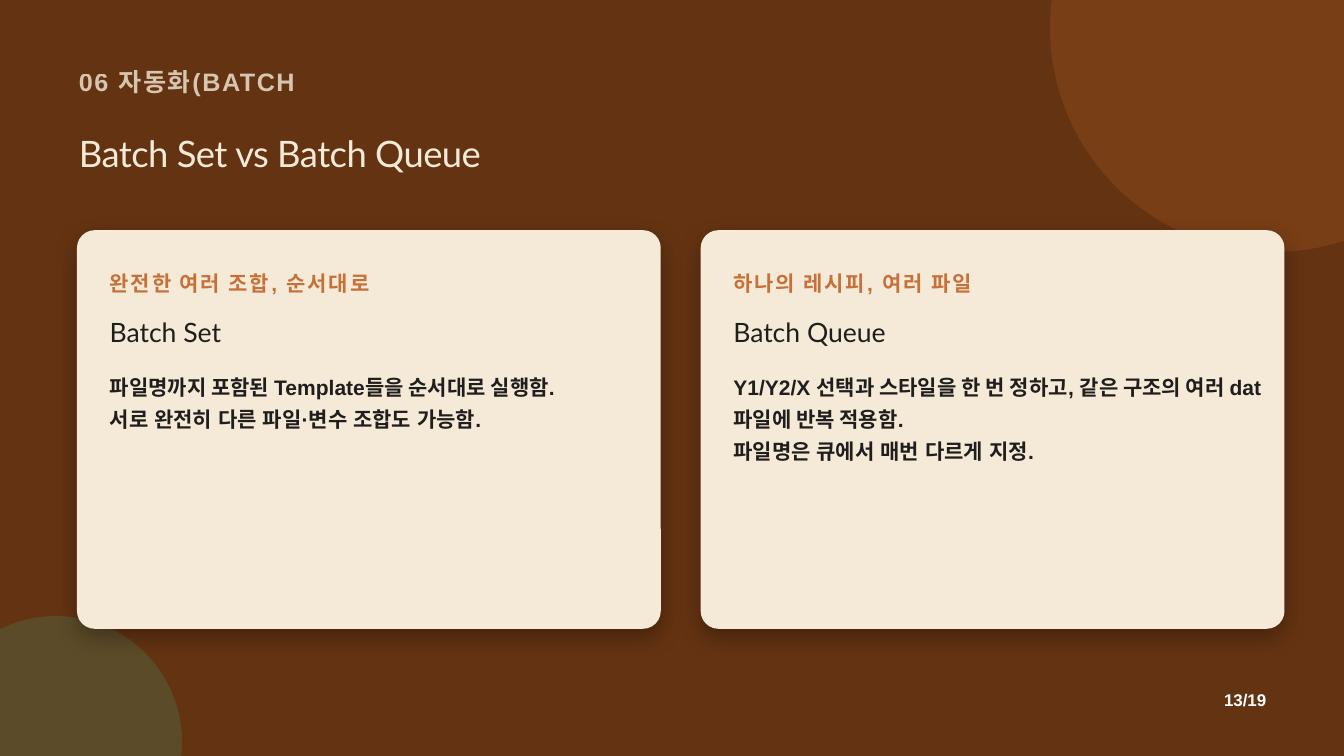
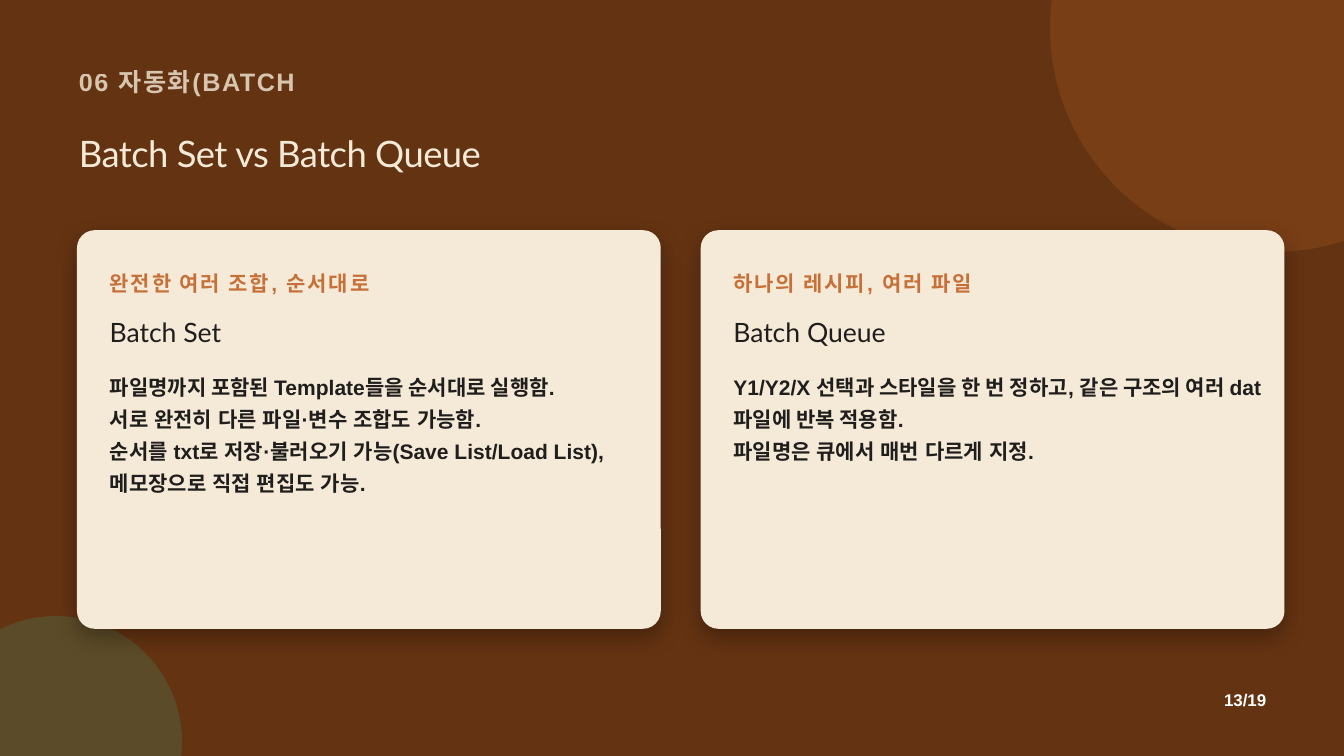
Before and after one commit to CWKIM113/CathPlot_Pub, a slide deck: slide 13 of CathPlot_Deck.pptx. Drawn at 1344x756 pixels with LibreOffice and Linux fonts; fonts in the diff are those of the drawing. Boxes give left, top, right and bottom in pixels: in the first picture for what was removed or moved away, otherwise in the second. Text is boxed around its words. In the diff, an @@ line names an element or a change of style, - is before the commit and + after.

Commit message:
Batch Set에 Edit in Notepad... 버튼 추가 + 설명서/PPT 날짜·changelog 갱신
- Batch Set 창에 "Edit in Notepad..." 버튼 추가 - Save/Load List용 txt
  파일을 메모장으로 바로 열어 손으로 순서/내용을 고칠 수 있음(고친 뒤엔
  Load List로 다시 불러오면 반영됨).
- 사용설명서(V1.0)/PPT 자료 제목 날짜를 2026.08.24로 갱신(내일 exe
  패키징 예정에 맞춤).
- 설명서 changelog 및 PPT 06 MULTI-PLOT/자동화(BATCH) 슬라이드에 이번에
  추가한 기능(Batch Set Save/Load List + Notepad 편집, M-P 선택
  순서대로 배치) 반영.

```diff
--- a/CathPlot_Deck.pptx
+++ b/CathPlot_Deck.pptx
@@ text at (110,441,604,493): paragraph added @@
+순서를 txt로 저장·불러오기 가능(Save List/Load List), 메모장으로 직접 편집도 가능.
```
Also in this commit, not shown: 2 other slides changed, 2 other files.
